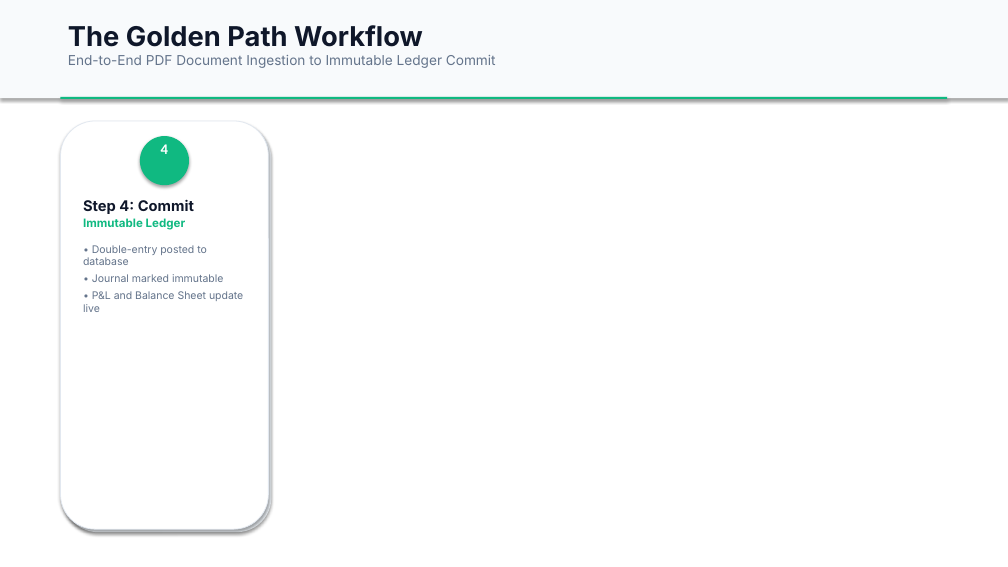
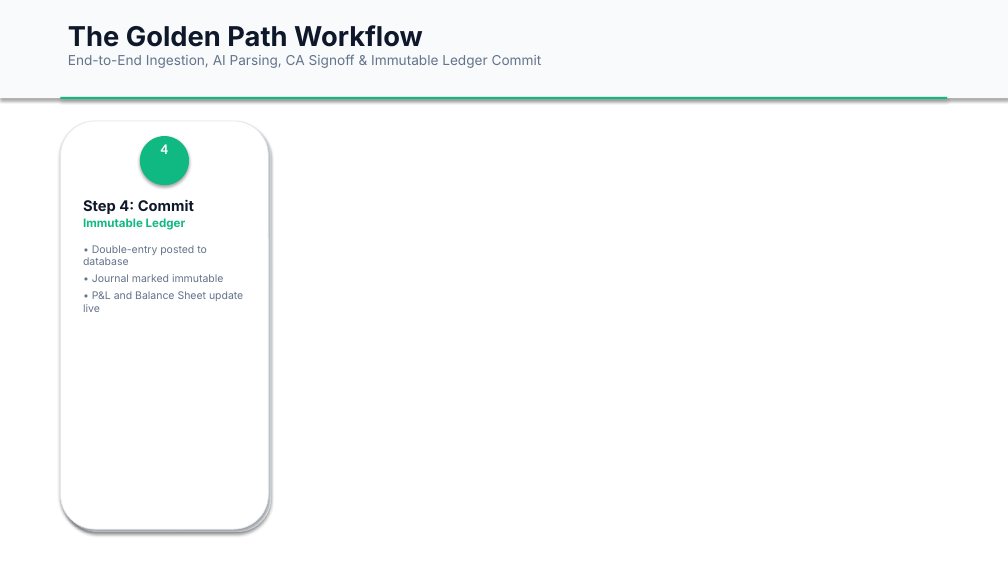
Before and after one commit to Abhitech-st/Vyapar-Mandap, a slide deck: slide 5 of Vyapar_Mandap_Presentation.pptx (slide 4 before the commit). Drawn at 1008x567 pixels with LibreOffice and Linux fonts; fonts in the diff are those of the drawing. Boxes give left, top, right and bottom in pixels: in the first picture for what was removed or moved away, otherwise in the second. Text is boxed around its words. In the diff, an @@ line names an element or a change of style, - is before the commit and + after.

```diff
--- a/Vyapar_Mandap_Presentation.pptx
+++ b/Vyapar_Mandap_Presentation.pptx
@@ text at [68,54,542,68]: text changed @@
-End-to-End PDF Document Ingestion to Immutable Ledger Commit
+End-to-End Ingestion, AI Parsing, CA Signoff & Immutable Ledger Commit
```
Also in this commit, not shown: 5 other slides changed, 2 slides added, 2 slides removed, 5 other files.
